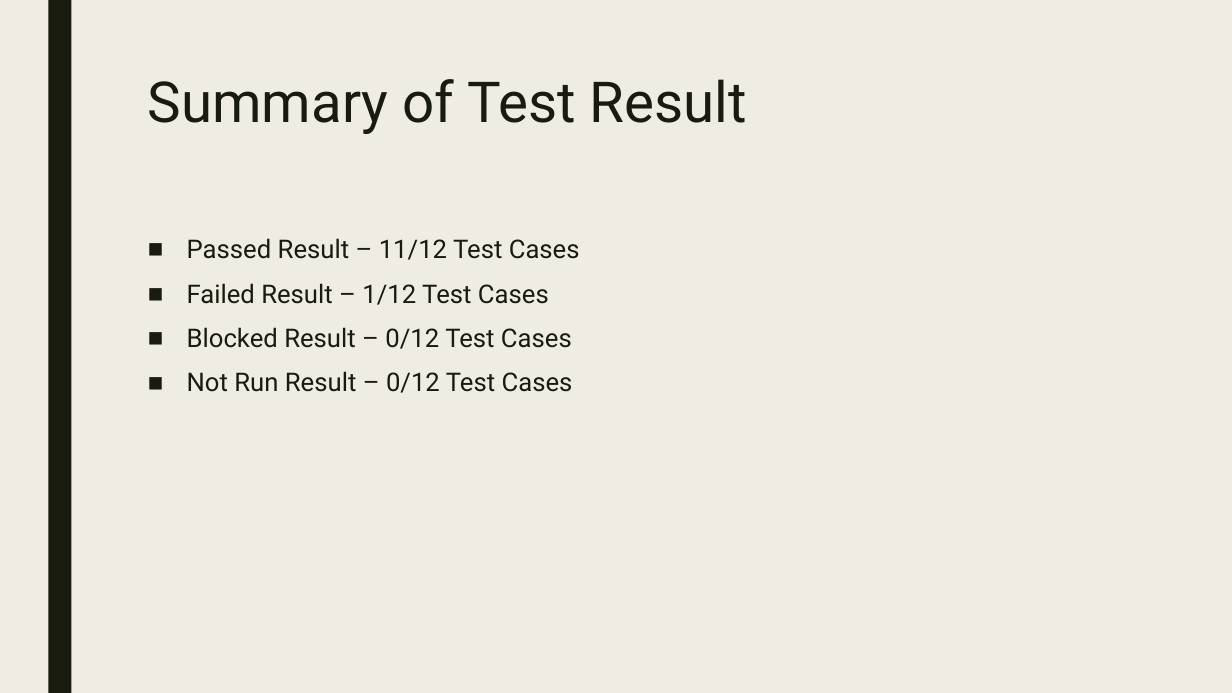
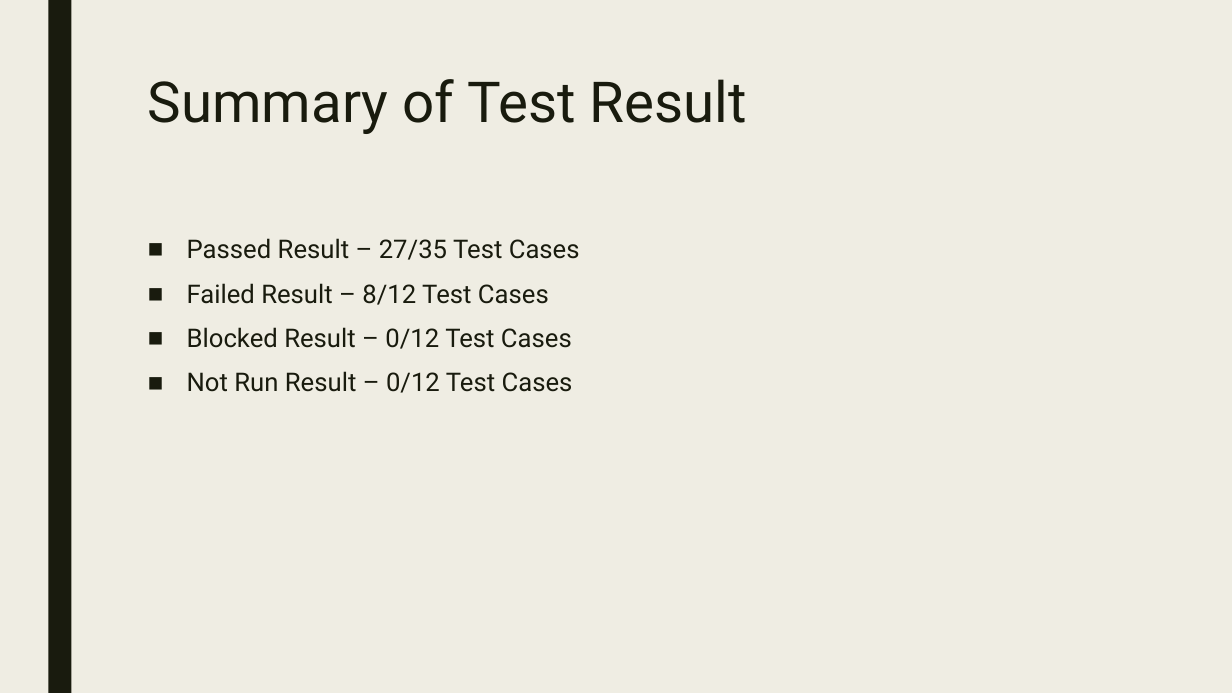
Before and after one commit to asruiz/Quality-Survey-Data-Analysis-System, a slide deck: slide 17 of Documentation/Test Plan/Quality_BrugadaGloriaRoguelRuiz.pptx (slide 14 before the commit). Drawn at 1232x693 pixels with LibreOffice and Linux fonts; fonts in the diff are those of the drawing. Boxes give left, top, right and bottom in pixels: in the first picture for what was removed or moved away, otherwise in the second. Text is boxed around its words. In the diff, an @@ line names an element or a change of style, - is before the commit and + after.

Commit message:
Updated the Quality Test Plan
Changes due to additional test cases and presentation of github commits

```diff
--- a/Documentation/Test Plan/Quality_BrugadaGloriaRoguelRuiz.pptx
+++ b/Documentation/Test Plan/Quality_BrugadaGloriaRoguelRuiz.pptx
@@ text at (187,238,580,305): text changed @@
-■ Passed Result – 11/12 Test Cases
-■ Failed Result – 1/12 Test Cases
+■ Passed Result – 27/35 Test Cases
+■ Failed Result – 8/12 Test Cases
```
Also in this commit, not shown: 5 other slides changed, 5 slides added, 1 slide removed.
